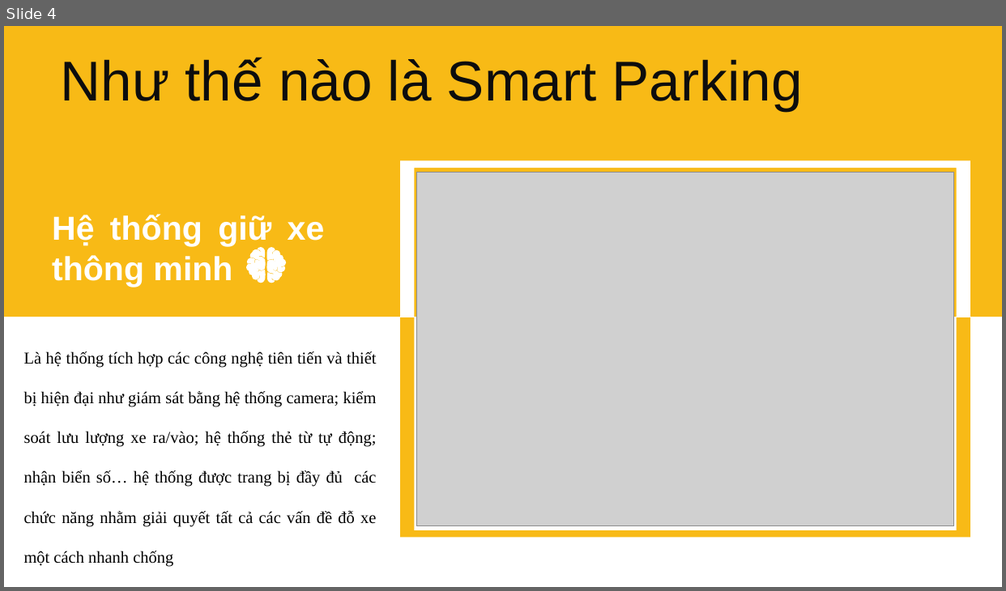
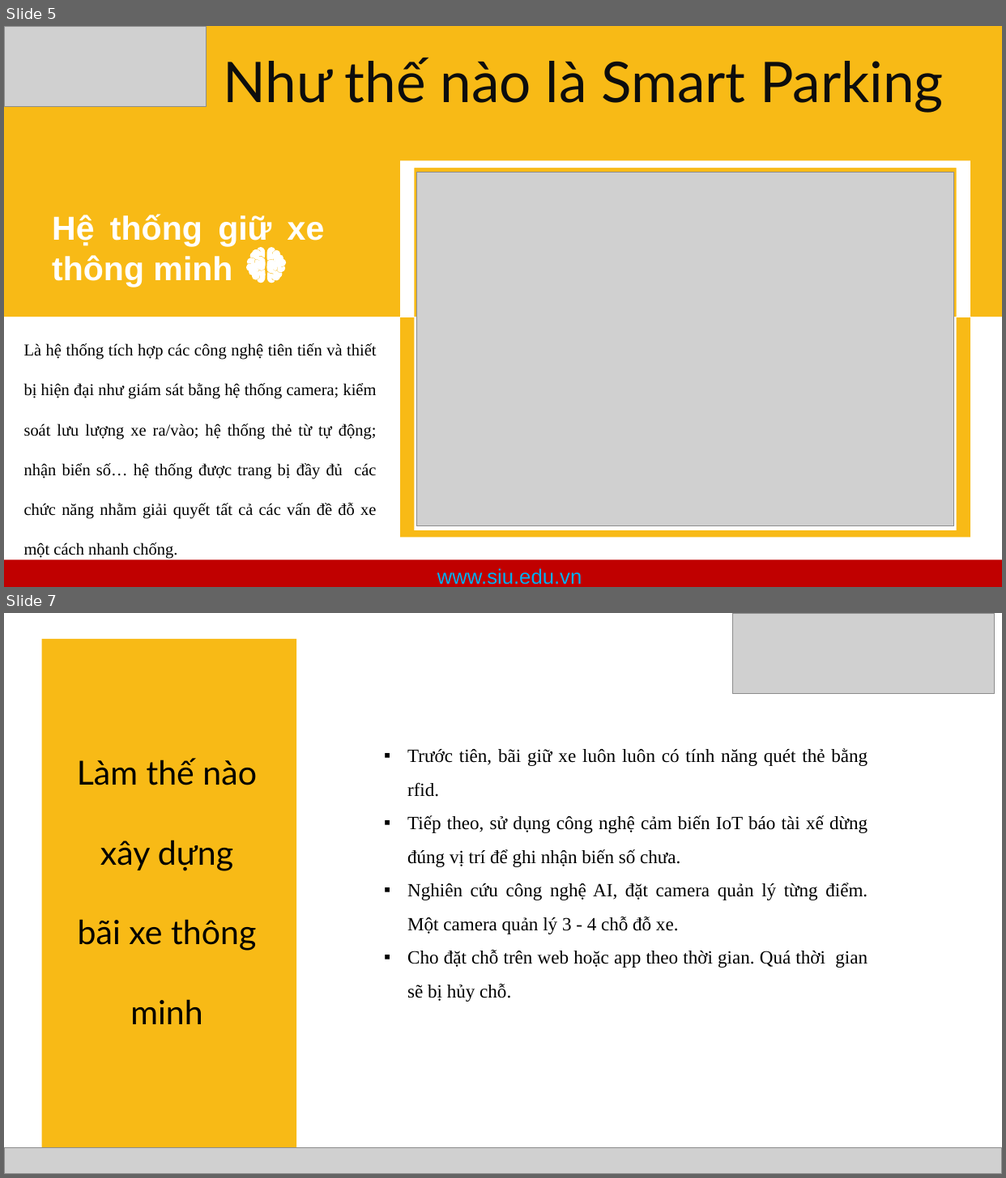
Before and after one commit to duyennd83/ParkingDemo, a slide deck: ParkingBCNCKH.pptx. Shown one above the other, each under a label of ours: slide 4 before the commit, slides 5 and 7 after it; the slides between them are not shown. The pictures are 1006x591 and 1006x1178 pixels, drawn with LibreOffice and Linux fonts; fonts in the diff are those of the drawing; grey boxes stand for pictures. Boxes give left, top, right and bottom in pixels: in the first picture for what was removed or moved away, otherwise in the second. Text is boxed around its words. In the diff, an @@ line names an element or a change of style, - is before the commit and + after.

```diff
--- a/ParkingBCNCKH.pptx
+++ b/ParkingBCNCKH.pptx
@@ slide 7 added at (4, 613, 1002, 1174), background #FFFFFF @@
@@ picture added at (733, 613, 995, 693) @@
@@ rectangle added at (42, 639, 296, 1149), fill #F8BA16 @@
@@ text added at (77, 758, 257, 1024), 32 pt, text #000000 @@
+Làm thế nào xây dựng bãi xe thông minh
@@ text added at (407, 748, 867, 1002), 18 pt, text #000000 @@
+▪ Trước tiên, bãi giữ xe luôn luôn có tính năng quét thẻ bằng rfid.
+▪ Tiếp theo, sử dụng công nghệ cảm biến IoT báo tài xế dừng đúng vị trí để ghi nhận biến số chưa.
+▪ Nghiên cứu công nghệ AI, đặt camera quản lý từng điểm. Một camera quản lý 3 - 4 chỗ đỗ xe.
+▪ Cho đặt chỗ trên web hoặc app theo thời gian. Quá thời gian sẽ bị hủy chỗ.
@@ picture added at (4, 1148, 1002, 1174) @@
@@ what was slide 4 is now slide 5 @@
@@ slide 5 changed as well @@
@@ picture added at (5, 26, 206, 106) @@
@@ text "Như thế nào là Smart ...": place and size @@
-text "Như thế nào là Smart ..." at (60, 57, 803, 111)
+text "Như thế nào là Smart ..." at (223, 58, 944, 113)
@@ text "Như thế nào là Smart ..." at (223, 58, 944, 113): font Arial to Lato; alignment left to centre @@
@@ text at (24, 344, 377, 559): text changed @@
-Là hệ thống tích hợp các công nghệ tiên tiến và thiết bị hiện đại như giám sát bằng hệ thống camera; kiểm soát lưu lượng xe ra/vào; hệ thống thẻ từ tự động; nhận biển số… hệ thống được trang bị đầy đủ các chức năng nhằm giải quyết tất cả các vấn đề đỗ xe một cách nhanh chống
+Là hệ thống tích hợp các công nghệ tiên tiến và thiết bị hiện đại như giám sát bằng hệ thống camera; kiểm soát lưu lượng xe ra/vào; hệ thống thẻ từ tự động; nhận biển số… hệ thống được trang bị đầy đủ các chức năng nhằm giải quyết tất cả các vấn đề đỗ xe một cách nhanh chống.
@@ rectangle added at (4, 561, 1002, 587), fill #C00000 @@
@@ text added at (437, 569, 582, 585), 20 pt, text #00B0F0 @@
+www.siu.edu.vn
```
Also in this commit, not shown: 3 other slides changed, 5 other slides added, 37 other files.
